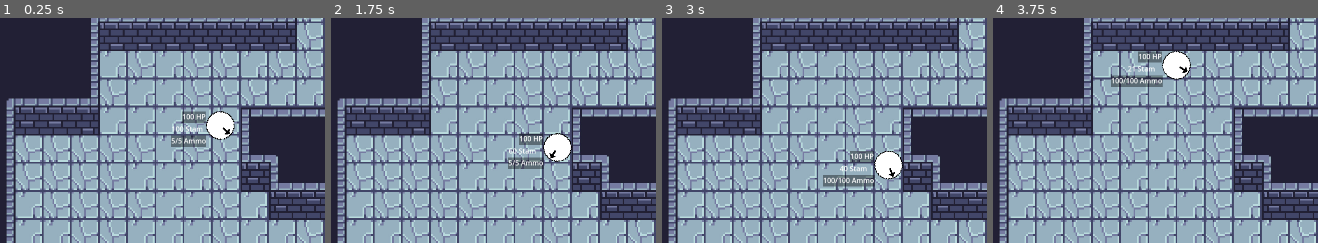
Above: before the commit, frames 1-4 (left to right).
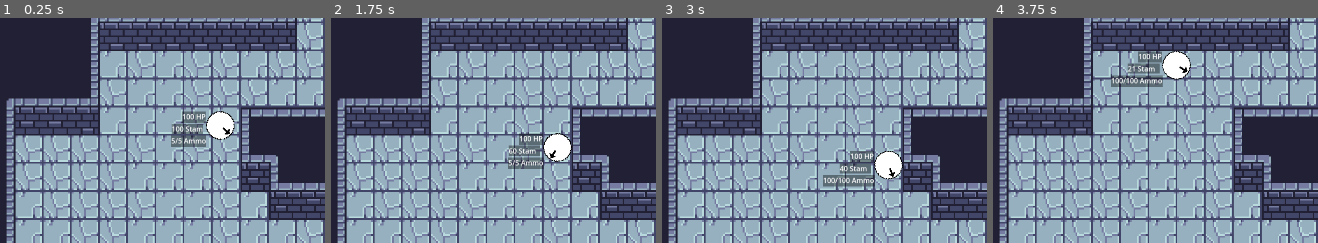
Above: after the commit, the same moments.

Repository: Great-Apes-USV/bullet-hell
Game: Godot game, scene res://scenes/game.tscn
The game is run twice, just before and just after one commit, with the same random seed, the same clock (stepped at 60 frames per second) and the same inputs.
Inputs (mouse positions are % of the whole screen's width and height, from its top left):
- Up to frame 1 (0.25 s): no input
- Up to frame 2 (1.75 s): tap Enter at 0.5 s; move the mouse to (77, 45) at 0.52 s; hold D (move-right) 0.53-1.28 s; tap Space (roll) at 0.6, 1.25, 1.55 s; move the mouse to (25, 55) at 1.27 s; hold S (move-down) from 1.28 s (still down); click (25, 55) at 1.35 s
- Up to frame 3 (3 s): move the mouse to (62, 28) at 2.02 s; release S (move-down) at 2.03 s; hold D (move-right) 2.03-2.78 s; tap Space (roll) at 2.1 s; tap Enter at 2.75 s; move the mouse to (44, 70) at 2.77 s; hold W (move-up) from 2.78 s (still down); tap E (weapon-swap) at 2.85 s
- Up to frame 4 (3.75 s): tap Space (roll) at 3.05, 3.6 s; move the mouse to (87, 65) at 3.52 s; release W (move-up) at 3.53 s; hold A (move-left) from 3.53 s (still down)
The pictures show only the part of the screen within x 0-50%, y 5-55%; the shares and areas given below are measured in that part.

The runs differ from the first frame. In frame 1, 0.4% of the frame differs, in the area x 52-63%, y 47-52%; in frame 2, 0.4%; in frame 3, 0.4%; in frame 4, 0.5%, in the area x 41-52%, y 20-25%.

Commit message:
Hotfix
rolling collision
label visibility

Diff:
--- a/characters/player.tscn
+++ b/characters/player.tscn
@@ -74,7 +74,10 @@
 
 [node name="TempStaminaLabel" type="Label" parent="."]
 unique_name_in_owner = true
+z_index = 1
 offset_left = -111.0
 offset_top = -4.0
 offset_right = -39.0
 offset_bottom = 19.0
+theme_override_styles/normal = ExtResource("3_sew8o")
+text = "100 Stam"
--- a/scripts/enemy.gd
+++ b/scripts/enemy.gd
@@ -28,7 +28,6 @@
 
 		var collision : KinematicCollision2D = move_and_collide(velocity.normalized() * speed * delta)
 		if collision and collision.get_collider() == player:
-
 			player.take_damage(damage)
 			die()
 
--- a/scripts/player.gd
+++ b/scripts/player.gd
@@ -89,9 +89,11 @@
 	rolling = true
 	current_weapon.interrupt_reload()
 	collision_mask = 1|64
+	collision_layer = 0
 	roll_vector = look_vector if move_vector == Vector2.ZERO else move_vector
 	await get_tree().create_timer(roll_duration).timeout
 	collision_mask = 1|16|32|64
+	collision_layer = 2
 	current_stamina -= stamina_cost #adjustable stamina cost for rolling
 	stamina_regeneration_delay_timer.start(stamina_regeneration_delay)
 	just_rolled = true
